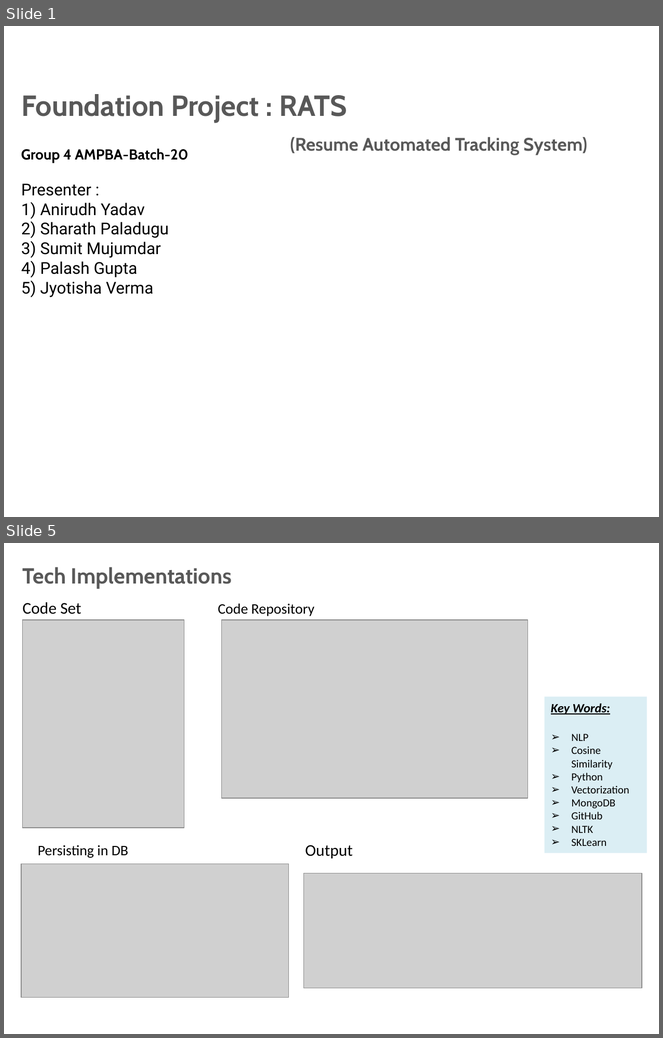
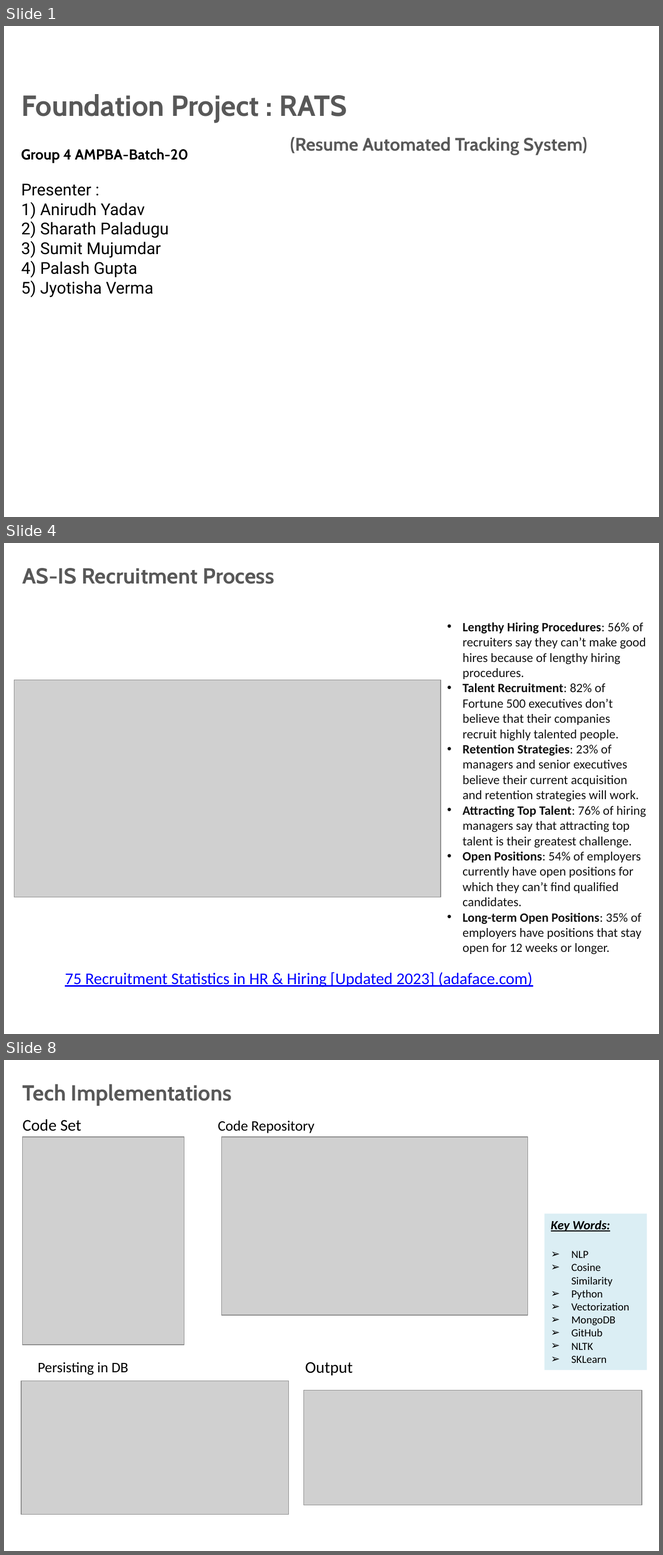
Before and after one commit to anirudhyadav/ISBG4FP1, a slide deck: Foundation_Project_G4__Final_Review_Trending_Jobs.pptx. Shown one above the other, each under a label of ours: slides 1 and 5 before the commit, slides 1, 4 and 8 after it; the slides between them are not shown. The pictures are 663x1038 and 663x1555 pixels, drawn with LibreOffice and Linux fonts; fonts in the diff are those of the drawing; grey boxes stand for pictures; background and template pictures are left out. Boxes give left, top, right and bottom in pixels: in the first picture for what was removed or moved away, otherwise in the second. Text is boxed around its words. In the diff, an @@ line names an element or a change of style, - is before the commit and + after.

```diff
--- a/Foundation_Project_G4__Final_Review_Trending_Jobs.pptx
+++ b/Foundation_Project_G4__Final_Review_Trending_Jobs.pptx
@@ slide 4 added at (4,543,659,1034), background picture (left out); not listed: 1 template element that a slide beside it also shows @@
@@ title added at (23,568,274,584), 24 pt, text #585858, bold @@
+AS-IS Recruitment Process
@@ text added at (463,622,646,955), 14 pt, text #111111 @@
+• Lengthy Hiring Procedures: 56% of recruiters say they can’t make good hires because of lengthy hiring procedures.
+• Talent Recruitment: 82% of Fortune 500 executives don’t believe that their companies recruit highly talented people.
+• Retention Strategies: 23% of managers and senior executives believe their current acquisition and retention strategies will work.
+• Attracting Top Talent: 76% of hiring managers say that attracting top talent is their greatest challenge.
+• Open Positions: 54% of employers currently have open positions for which they can’t find qualified candidates.
+• Long-term Open Positions: 35% of employers have positions that stay open for 12 weeks or longer.
@@ picture added at (14,680,440,898) @@
@@ text added at (65,973,532,988), 18 pt, text #0000FF, underline @@
+75 Recruitment Statistics in HR & Hiring [Updated 2023] (adaface.com)
@@ what was slide 5 is now slide 8 @@
```
Also in this commit, not shown: 3 slides changed, 3 other slides added, 2 slides removed.
